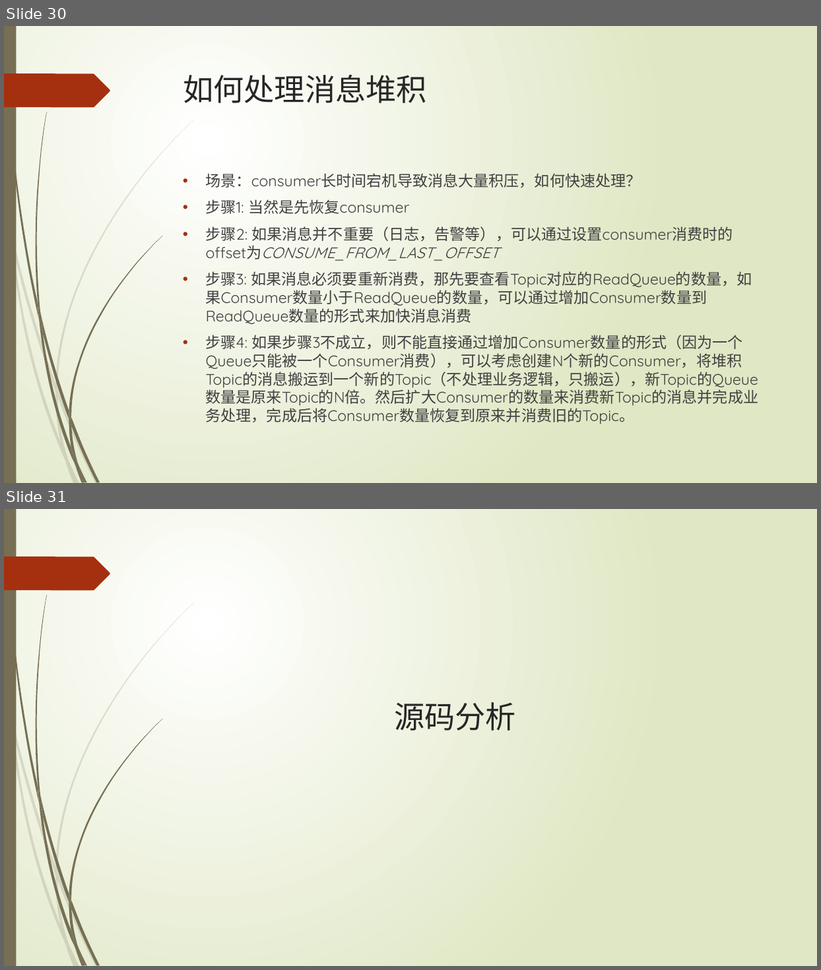
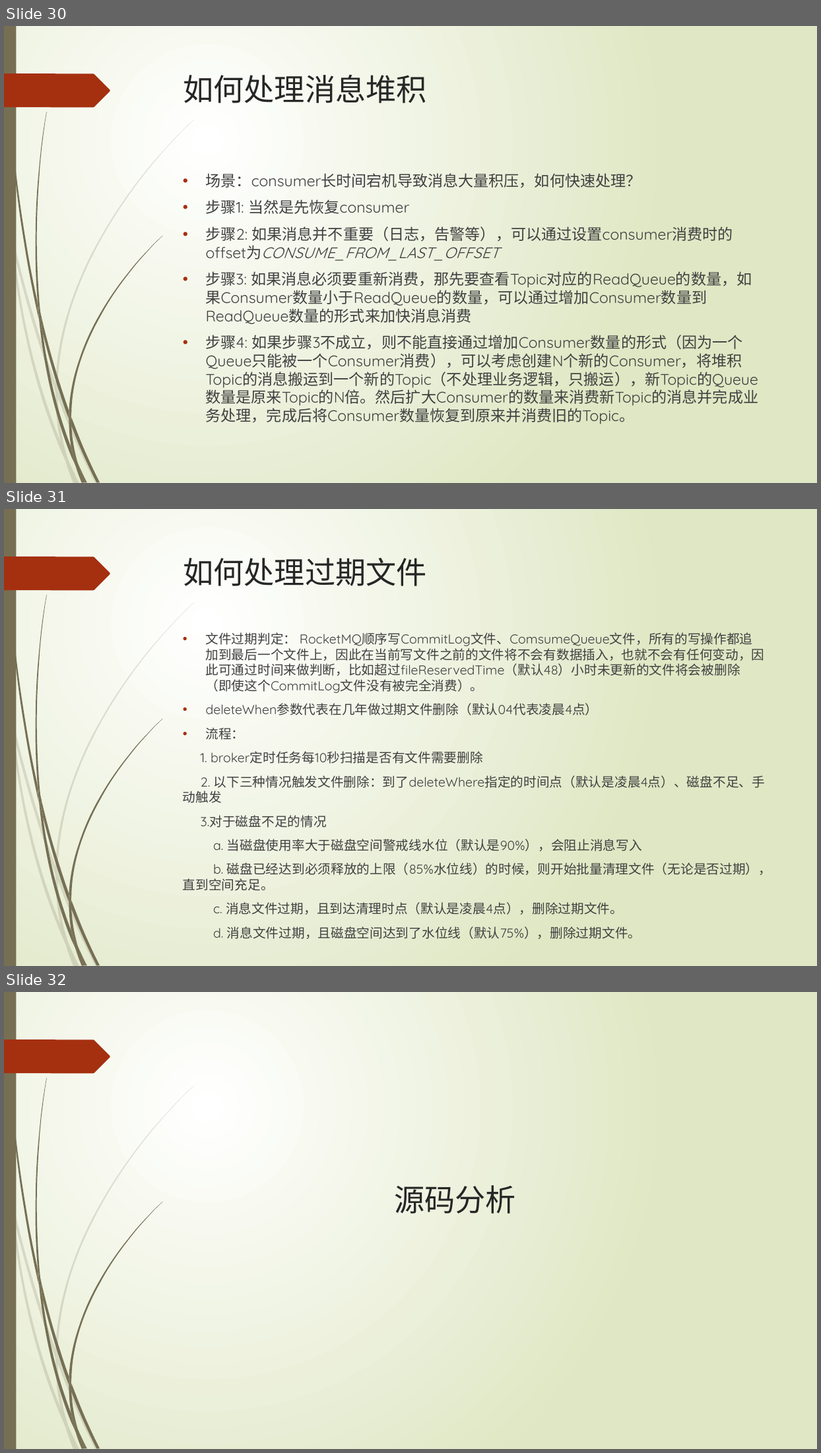
Before and after one commit to xljnc/rocketmqLearning, a slide deck: doc/RocketMQ简介.pptx. Shown one above the other, each under a label of ours: slides 30 and 31 before the commit, slides 30, 31 and 32 after it. The pictures are 821x970 and 821x1453 pixels, drawn with LibreOffice and Linux fonts; fonts in the diff are those of the drawing. Boxes give left, top, right and bottom in pixels: in the first picture for what was removed or moved away, otherwise in the second. Text is boxed around its words. In the diff, an @@ line names an element or a change of style, - is before the commit and + after.

Commit message:
RocketMQ文档 by yipin 2021-05-21

```diff
--- a/doc/RocketMQ简介.pptx
+++ b/doc/RocketMQ简介.pptx
@@ slide 31 added at box(4, 509, 817, 966), background gradient #FFFFFF to #DFE8C4; not listed: 24 template elements that a slide beside it also shows @@
@@ title added at box(183, 558, 427, 586), 36 pt, text #262626 @@
+如何处理过期文件
@@ text added at box(183, 632, 772, 939), 15.3 pt, text #404040 @@
+• 文件过期判定： RocketMQ顺序写CommitLog文件、ComsumeQueue文件，所有的写操作都追加到最后一个文件上，因此在当前写文件之前的文件将不会有数据插入，也就不会有任何变动，因此可通过时间来做判断，比如超过fileReservedTime（默认48）小时未更新的文件将会被删除（即使这个CommitLog文件没有被完全消费）。
+• deleteWhen参数代表在几年做过期文件删除（默认04代表凌晨4点）
+• 流程：
+1. broker定时任务每10秒扫描是否有文件需要删除
+2. 以下三种情况触发文件删除：到了deleteWhere指定的时间点（默认是凌晨4点）、磁盘不足、手动触发
+3.对于磁盘不足的情况
+a. 当磁盘使用率大于磁盘空间警戒线水位（默认是90%），会阻止消息写入
+b. 磁盘已经达到必须释放的上限（85%水位线）的时候，则开始批量清理文件（无论是否过期），直到空间充足。
+c. 消息文件过期，且到达清理时点（默认是凌晨4点），删除过期文件。
+d. 消息文件过期，且磁盘空间达到了水位线（默认75%），删除过期文件。
@@ what was slide 31 is now slide 32 @@
```
Also in this commit, not shown: 1 slide changed.
